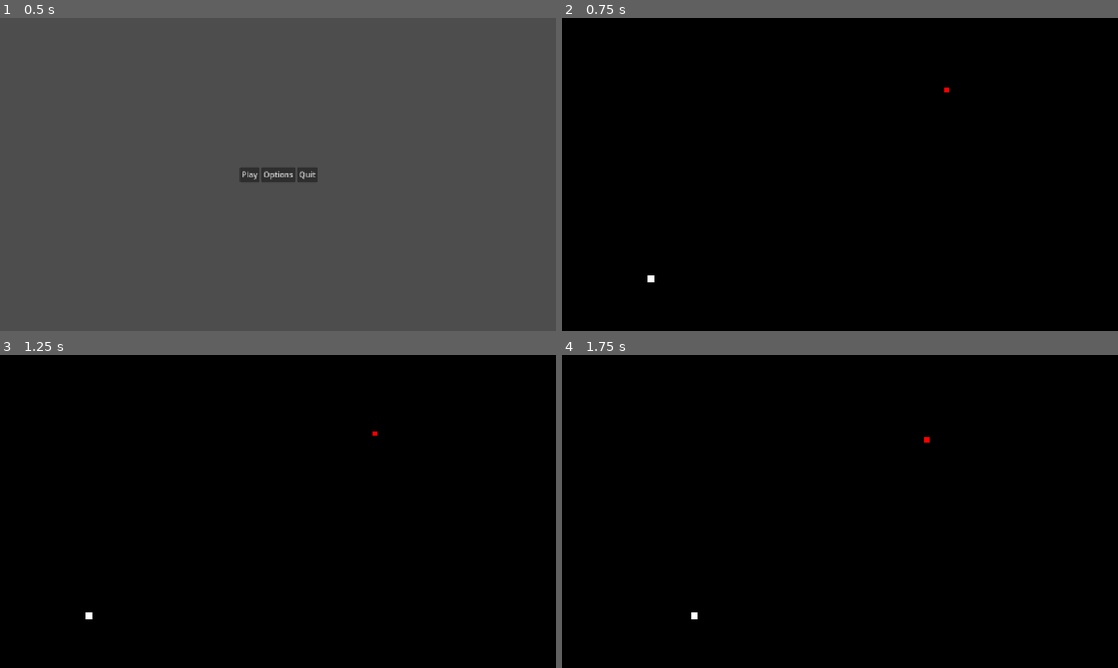
Above: before the commit, frames 1-4 (two rows, left to right).
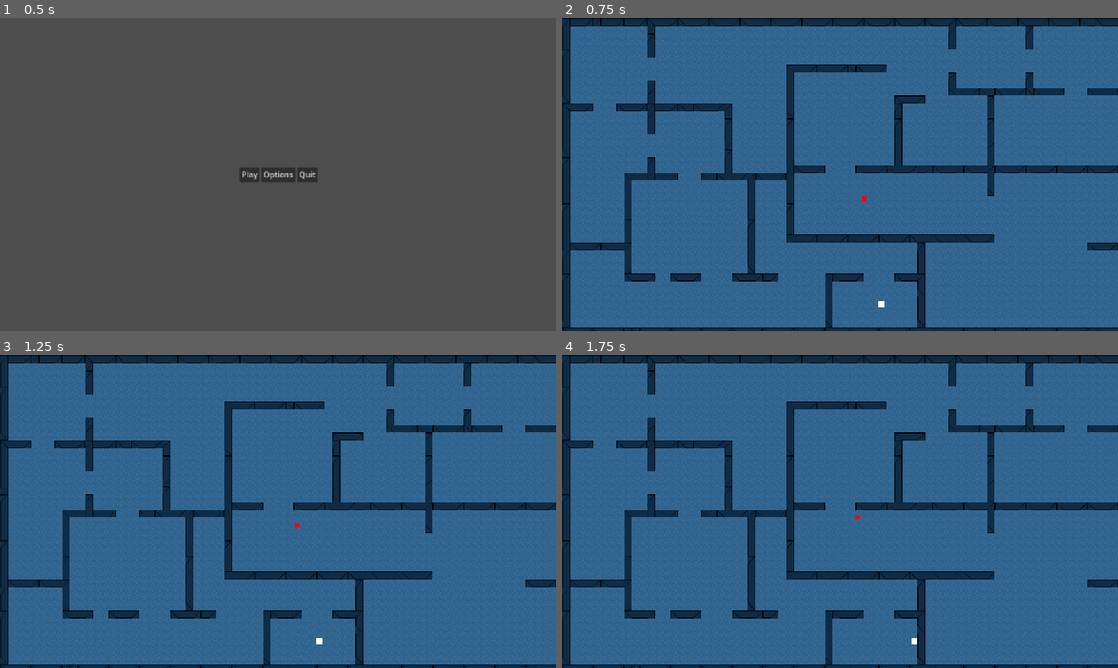
Above: after the commit, the same moments.

Repository: Kybol/LudumDare57
Game: Godot game, scene res://src/game/screens/ui/menus/MainMenu.tscn
The game is run twice, just before and just after one commit, with the same random seed, the same clock (stepped at 60 frames per second) and the same inputs.
Inputs:
- Up to frame 1 (0.5 s): no input
- Up to frame 2 (0.75 s): click "Play" at 0.5 s
- Up to frame 3 (1.25 s): no input
- Up to frame 4 (1.75 s): tap Enter at 1.25 s; hold Right (ui_right) from 1.28 s (still down)

Frame 1 is identical in both runs. In frame 2, 98% of the frame differs, in the area x 0-100%, y 0-100%; in frame 3, 98%; in frame 4, 98%.

Commit message:
changed

Diff:
--- a/src/game/agents/monster.gd
+++ b/src/game/agents/monster.gd
@@ -1,7 +1,7 @@
 class_name Monster extends CharacterBody2D
 
 @export_range(0.0, 1000.0, 1.0) var min_speed: float = 50.0
-@export_range(0.0, 1000.0, 1.0) var max_speed: float = 1000.0
+@export_range(0.0, 1000.0, 1.0) var max_speed: float = 700.0
 @export_range(0.0, 1000.0, 1.0) var speed: float = min_speed
 @export var target: CharacterBody2D:
 	set(new_target):
@@ -25,7 +25,7 @@
 
 func increase_speed() -> void:
 	if speed >= max_speed: return
-	speed += 20
+	speed += 15
 
 
 func decrease_speed() -> void:
--- a/src/game/props/revealers/revealer.gd
+++ b/src/game/props/revealers/revealer.gd
@@ -4,7 +4,7 @@
 
 @export var frames_idle: Array[Texture] = []
 @export var frames_dying: Array[Texture] = []
-@export_range(0.0, 10.0) var max_active_time = 2.4
+@export_range(0.0, 10.0) var max_active_time = 1.2
 
 @onready var dying_timer: Timer = $DyingTimer
 
@@ -23,9 +23,6 @@
 	if not Globals.monster: return
 	Globals.monster.increase_speed()
 
-	await animation_completed
-	animate_frames()
-
 
 func deactivate() -> void:
 	dying_timer.stop()
@@ -40,12 +37,15 @@
 
 func animate_frames(animation_name: String = "idle"):
 	var frames: Array[Texture] = frames_idle
+	var waiting_time: float = 0.1
+
 	if animation_name != "idle":
 		frames = frames_dying
+		waiting_time = 0.05
 
 	var frame_size: int = frames.size()
 	for i in range(0,frame_size):
 		self.texture = frames[i]
-		await get_tree().create_timer(0.1).timeout
+		await get_tree().create_timer(waiting_time).timeout
 
 	animation_completed.emit()
--- a/src/game/screens/ui/menus/MainMenu.gd
+++ b/src/game/screens/ui/menus/MainMenu.gd
@@ -11,7 +11,7 @@
 
 
 func on_play_button_pressed() -> void:
-	Utils.navigate_to("res://src/game/screens/game_screens/BaseLevel.tscn")
+	Utils.navigate_to("res://src/game/screens/test/lvl_monster.tscn")
 
 
 func on_quit_button_pressed() -> void:
